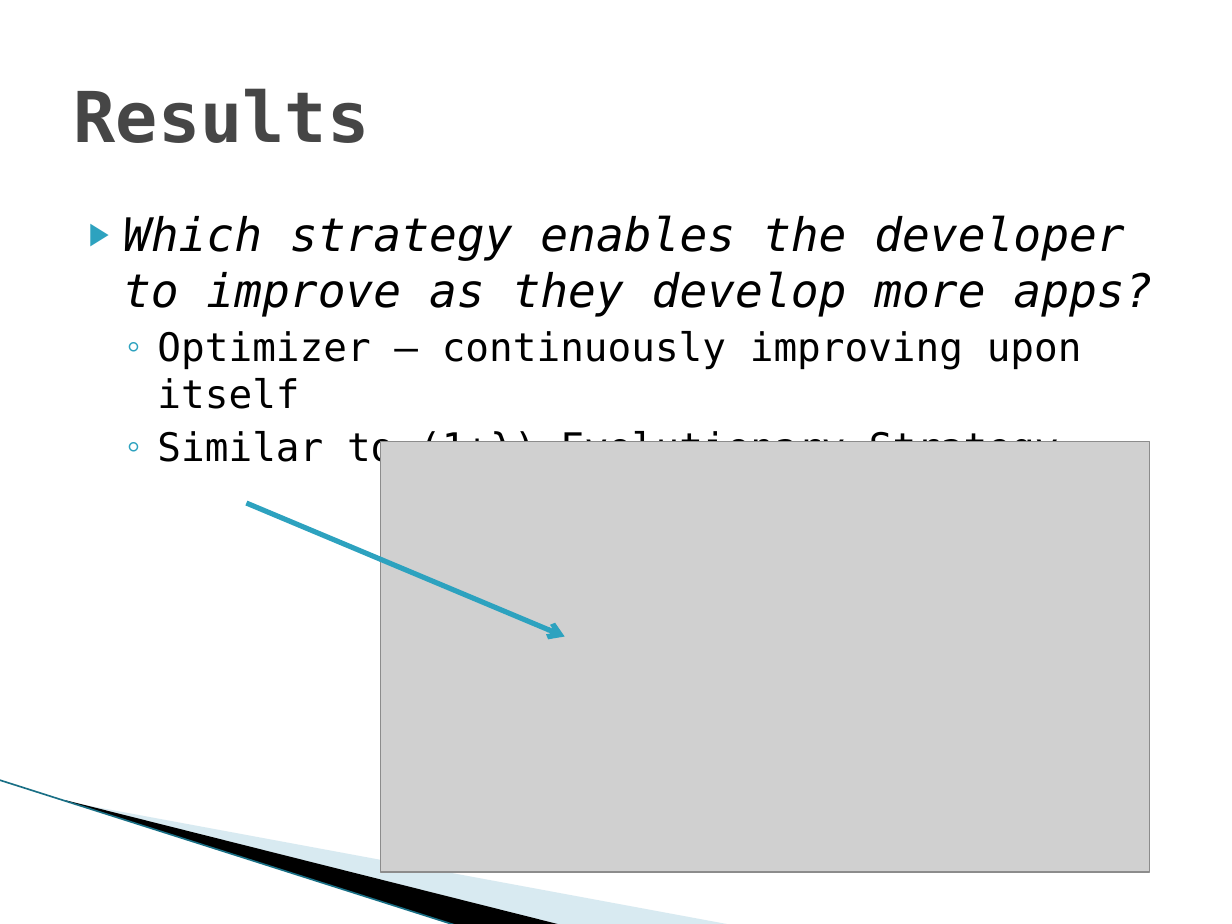
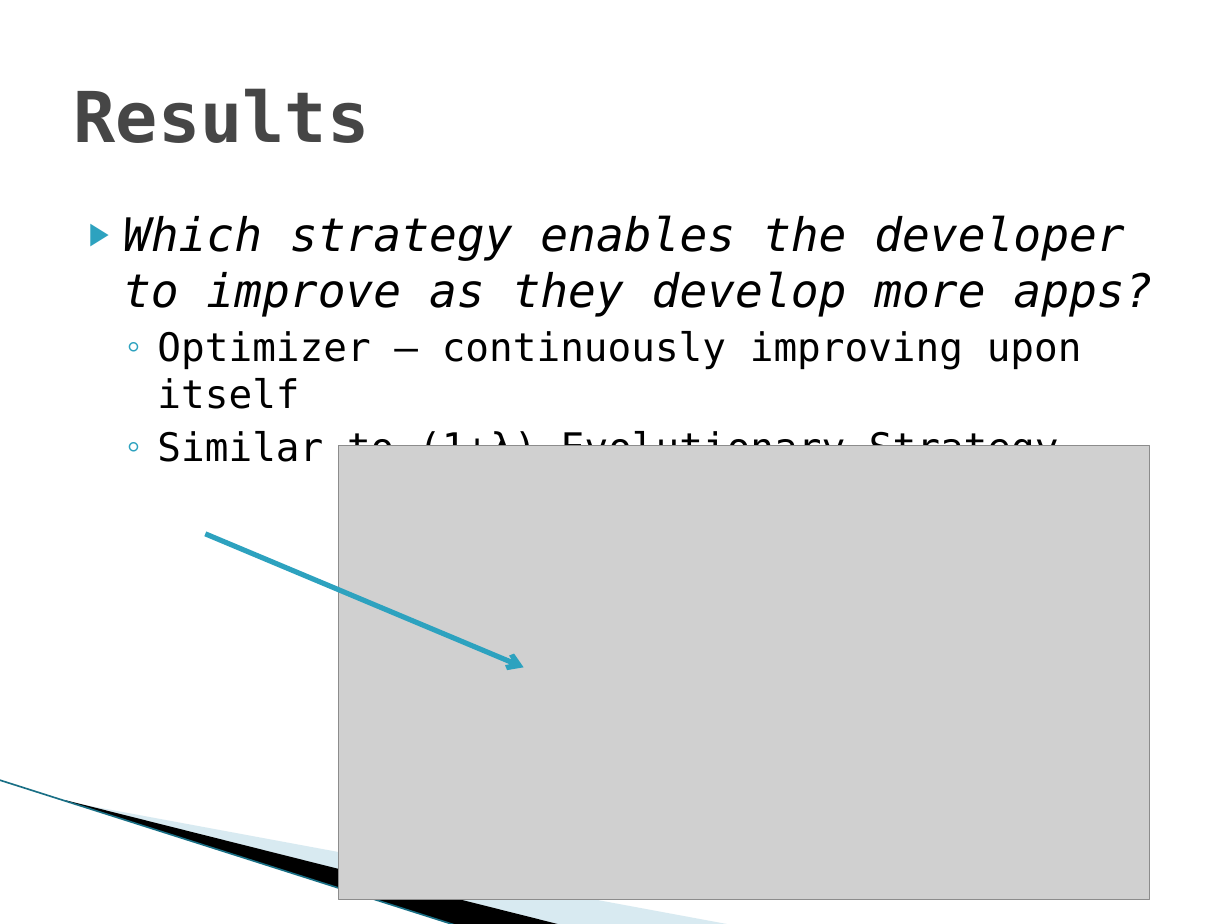
Before and after one commit to vfasburg/cse_848, a slide deck: slide 12 of paper/848_Paper_Presentation_Fasburg_Thomas.pptx (slide 11 before the commit). Drawn at 1232x924 pixels with LibreOffice and Linux fonts; fonts in the diff are those of the drawing; grey boxes stand for pictures; background and template pictures are left out. Boxes give left, top, right and bottom in pixels: in the first picture for what was removed or moved away, otherwise in the second. Text is boxed around its words. In the diff, an @@ line names an element or a change of style, - is before the commit and + after.

```diff
--- a/paper/848_Paper_Presentation_Fasburg_Thomas.pptx
+++ b/paper/848_Paper_Presentation_Fasburg_Thomas.pptx
@@ picture: place and size @@
-picture at bbox=[381, 441, 1149, 872]
+picture at bbox=[339, 446, 1149, 901]
@@ arrow moved from (246, 503) - (564, 637) to (206, 533) - (524, 668) @@
```
Also in this commit, not shown: 9 other slides changed, 1 slide added, 1 other file.
